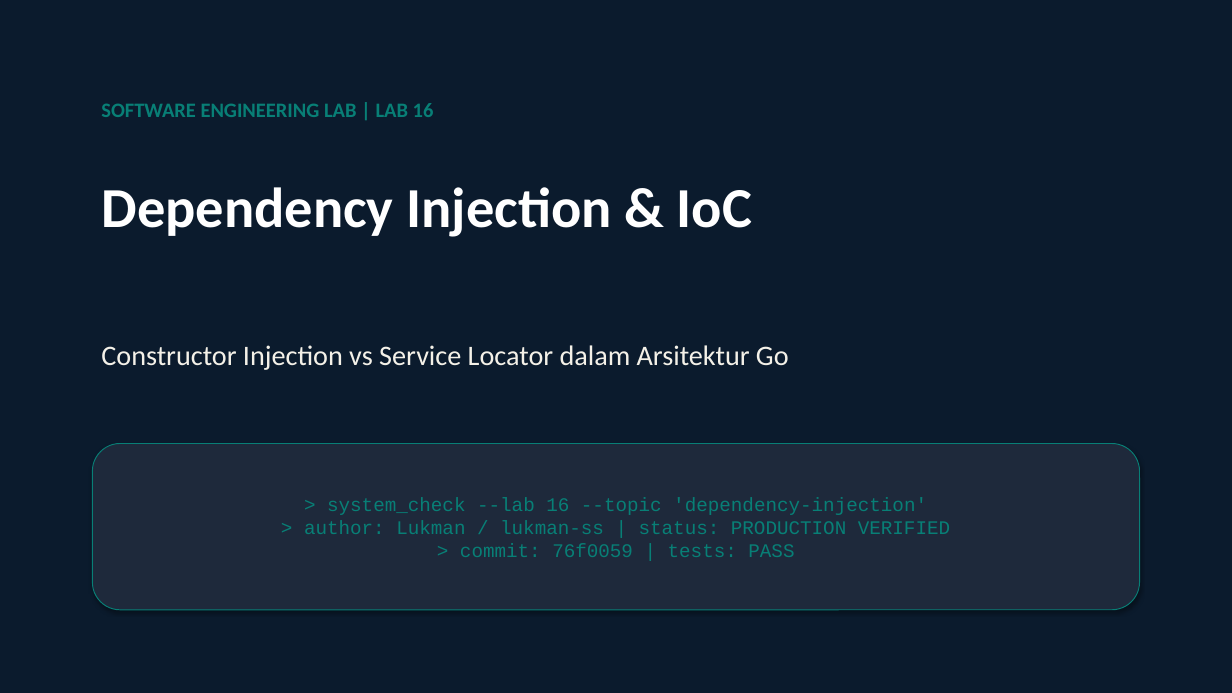
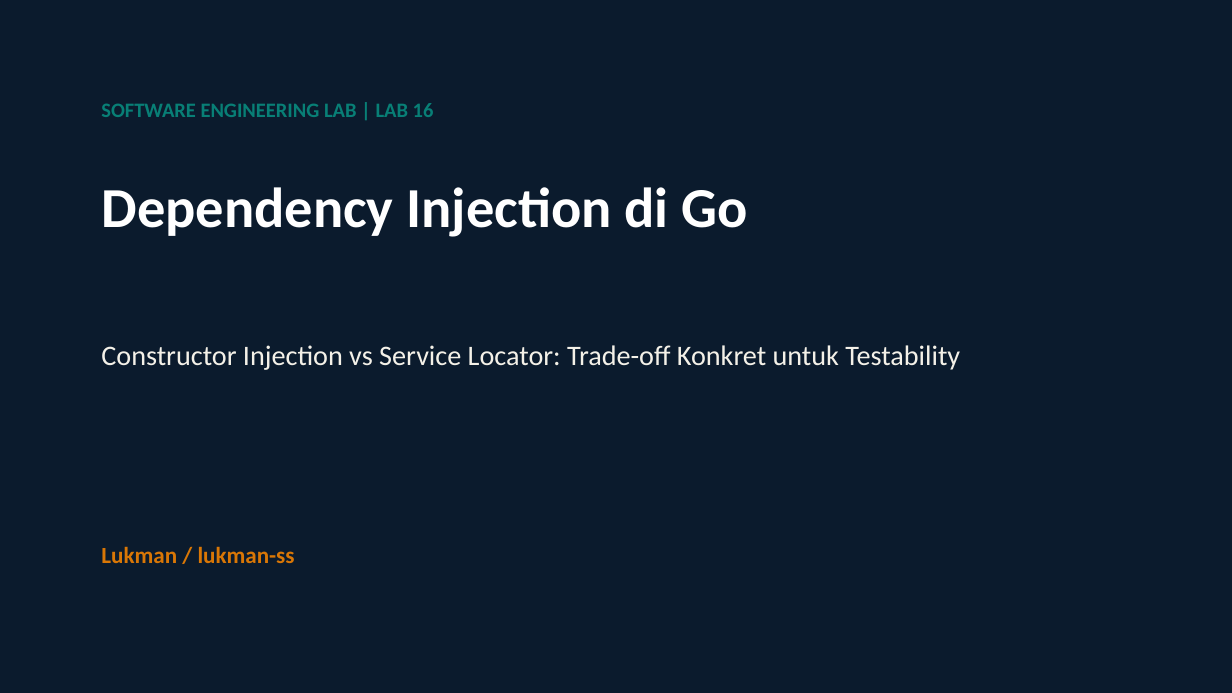
Before and after one commit to lukman-ss/software-engineering-lab, a slide deck: slide 1 of labs/16-dependency-injection/result/linkedin/lab-16-dependency-injection-carousel.pptx. Drawn at 1232x693 pixels with LibreOffice and Linux fonts; fonts in the diff are those of the drawing. Boxes give left, top, right and bottom in pixels: in the first picture for what was removed or moved away, otherwise in the second. Text is boxed around its words. In the diff, an @@ line names an element or a change of style, - is before the commit and + after.

Commit message:
feat(16-dependency-injection): publish carousel presentation, articles, and media deliverables
Complete publication package for Lab 16 (Dependency Injection):
Topic: Constructor Injection vs Service Locator: A Concrete Trade-off for Testability

- Carousel Deck: 24-slide visual storytelling deck in PDF and editable PPTX format
- Cover Artworks: Dual-language CRT covers (ID & EN 1920x1080 PNG)
- Technical Articles: Dev.to markdown draft and Medium HTML publication
- Reproducible Source: Defined via content_def.py with strict quality gates
- Claim Boundaries: Grounded in lab test assertions without exaggerated production claims

```diff
--- a/labs/16-dependency-injection/result/linkedin/lab-16-dependency-injection-carousel.pptx
+++ b/labs/16-dependency-injection/result/linkedin/lab-16-dependency-injection-carousel.pptx
@@ text at (101,187,747,237): text changed @@
-Dependency Injection & IoC
+Dependency Injection di Go
@@ text at (101,345,960,370): text changed @@
-Constructor Injection vs Service Locator dalam Arsitektur Go
+Constructor Injection vs Service Locator: Trade-off Konkret untuk Testability
@@ text "Lukman / lukman-ss": place and size @@
-text "Lukman / lukman-ss" at (92,444,1140,610)
+text "Lukman / lukman-ss" at (101,546,295,563)
@@ text "Lukman / lukman-ss" at (101,546,295,563): vertical alignment middle to top; fill #1E293B to none; outline #087F76 0.75 pt to none; shadow off @@
@@ text at (101,546,295,563): text changed; size 15 to 18 pt; font Courier New to Calibri; text colour #087F76 to #D97706; bold on @@
-> system_check --lab 16 --topic 'dependency-injection'
-> author: Lukman / lukman-ss | status: PRODUCTION VERIFIED
-> commit: 76f0059 | tests: PASS
+Lukman / lukman-ss
```
Also in this commit, not shown: 20 other slides changed, 3 slides added, 3 slides removed, 9 other files.
